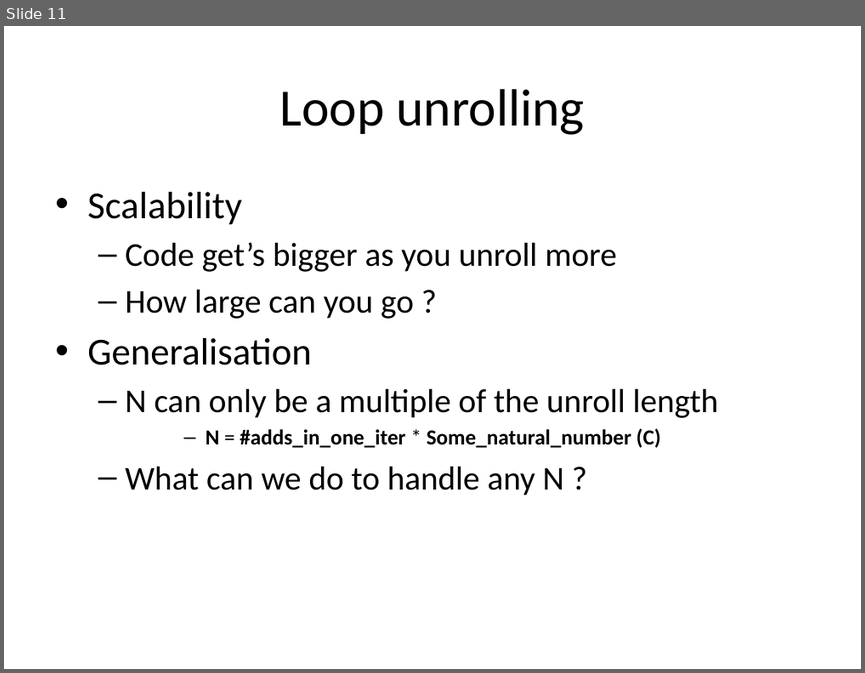
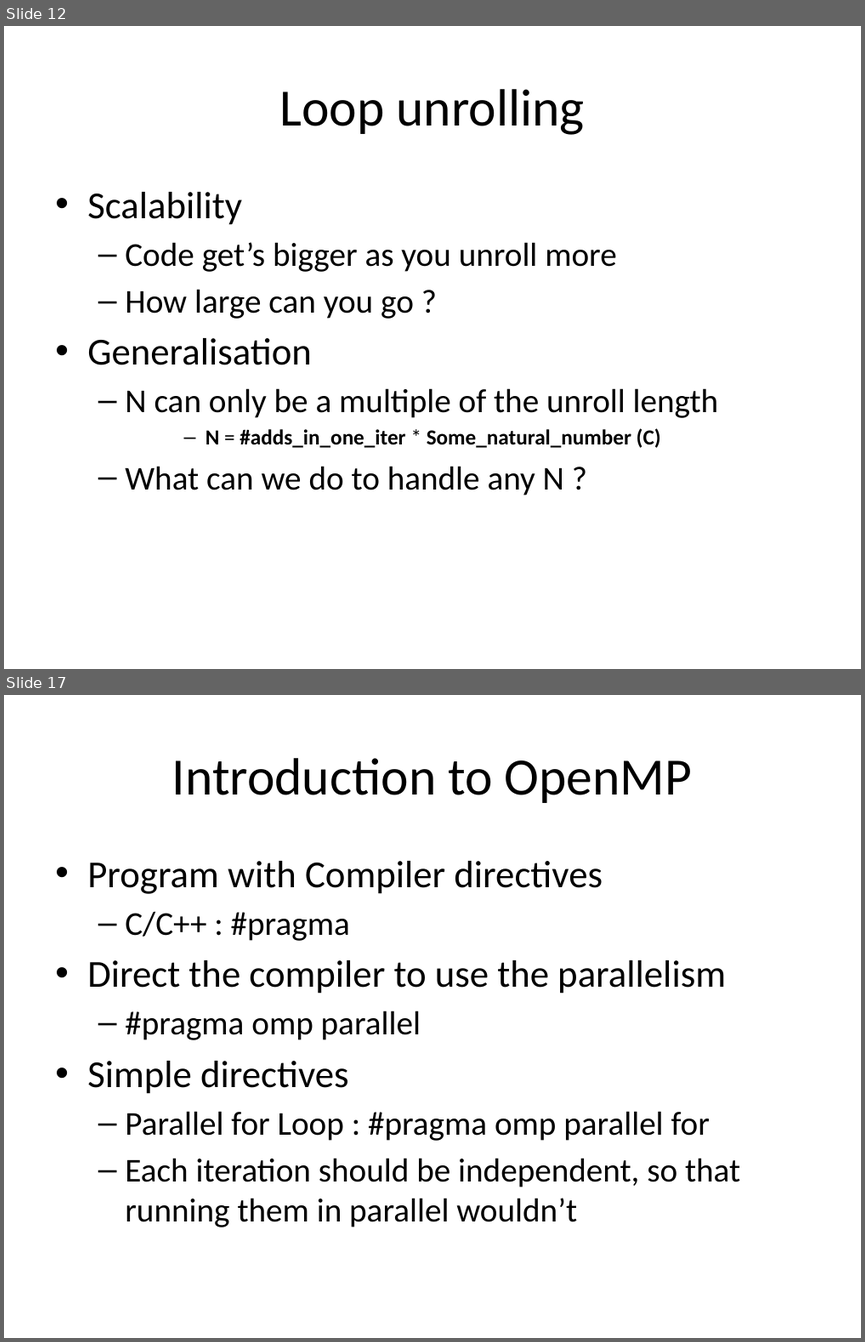
Before and after one commit to singam-sanjay/ACM-BPHC_IntroToParProg, a slide deck: Presentations/Summation.pptx. Shown one above the other, each under a label of ours: slide 11 before the commit, slides 12 and 17 after it; the slides between them are not shown. The pictures are 865x673 and 865x1342 pixels, drawn with LibreOffice and Linux fonts; fonts in the diff are those of the drawing. Boxes give left, top, right and bottom in pixels: in the first picture for what was removed or moved away, otherwise in the second. Text is boxed around its words. In the diff, an @@ line names an element or a change of style, - is before the commit and + after.

```diff
--- a/Presentations/Summation.pptx
+++ b/Presentations/Summation.pptx
@@ slide 17 added at (4, 695, 861, 1338), background #FFFFFF @@
@@ title added at (172, 758, 692, 803), 44 pt, text #000000 @@
+Introduction to OpenMP
@@ text added at (87, 861, 740, 1227), 28 pt, text #000000 @@
+• Program with Compiler directives
+  – C/C++ : #pragma
+• Direct the compiler to use the parallelism
+  – #pragma omp parallel
+• Simple directives
+  – Parallel for Loop : #pragma omp parallel for
+  – Each iteration should be independent, so that running them in parallel wouldn’t
@@ what was slide 11 is now slide 12 @@
```
Also in this commit, not shown: 1 slide changed, 5 other slides added, 2 other files.
